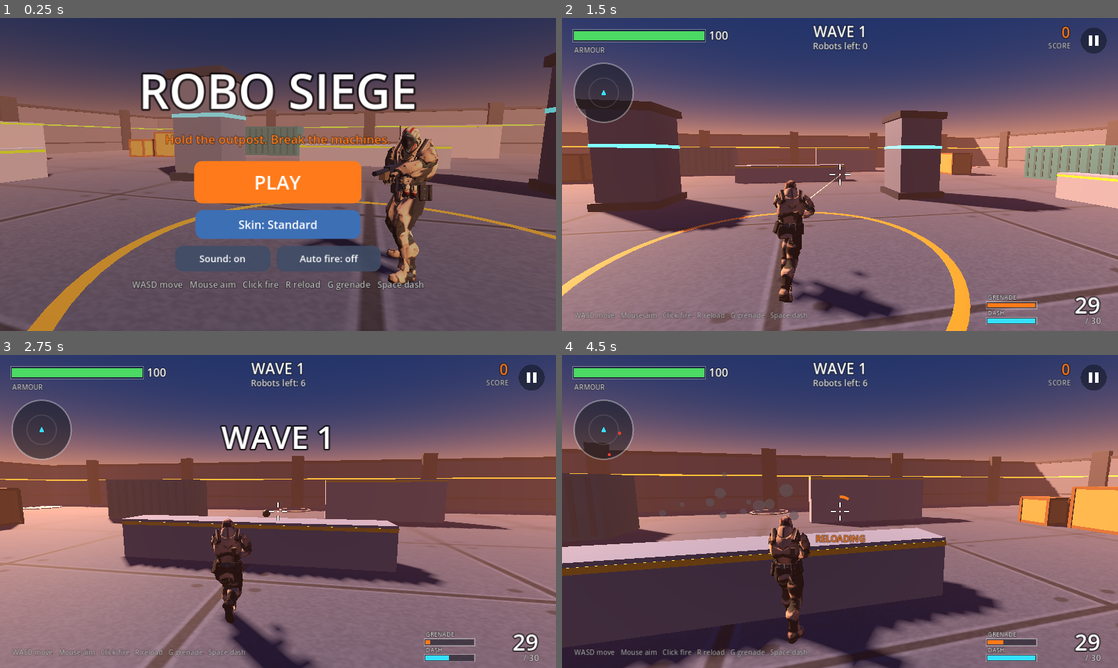
Above: before the commit, frames 1-4 (two rows, left to right).
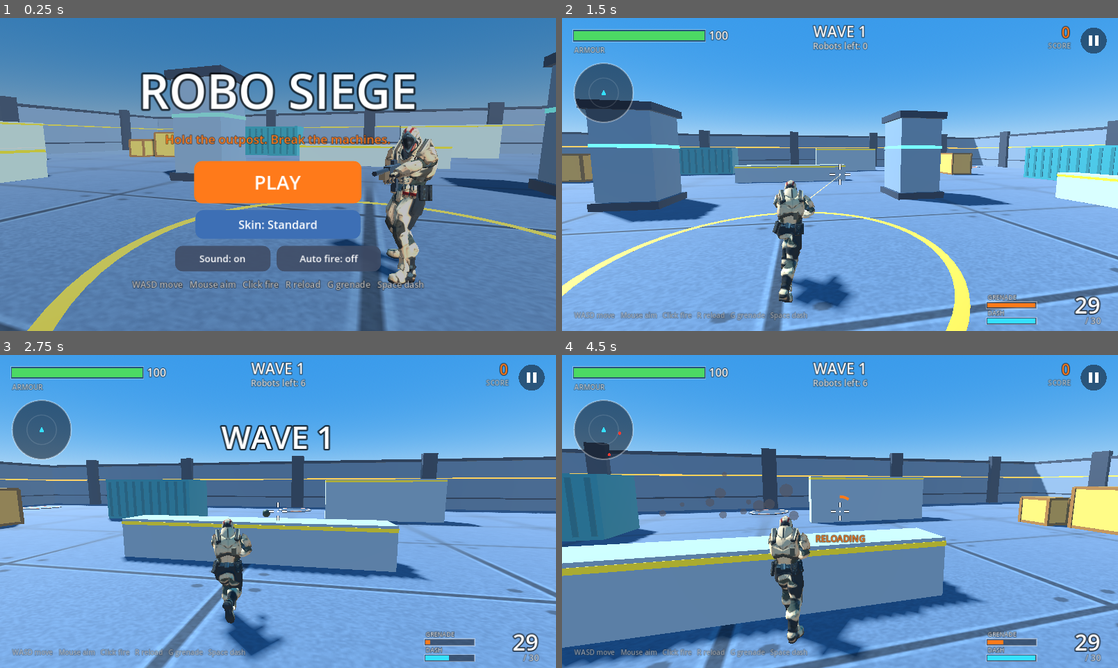
Above: after the commit, the same moments.

Repository: abrar1499/AI-GAMES
Game: Godot game, scene res://main.tscn
Two runs of this game, one before a commit and one after it. Both use one fixed random seed, a clock stepped at 60 frames per second and the inputs below.
Inputs (mouse positions are in pixels of both pictures, inside the frame that each line leads up to):
- Up to frame 1 (0.25 s): no input
- Up to frame 2 (1.5 s): click "PLAY" at 0.5 s; tap Enter at 1.25 s; move the mouse to (867, 174) at 1.27 s; hold W from 1.28 s (still down); tap R at 1.35 s; click (867, 174) at 1.42 s
- Up to frame 3 (2.75 s): keep holding W; tap Space at 1.52, 2.27 s; move the mouse to (250, 511) at 2.02 s; tap G at 2.1 s
- Up to frame 4 (4.5 s): keep holding W; move the mouse to (851, 505) at 2.77 s; tap Shift at 2.85 s; move the mouse to (834, 517) at 3.52 s; tap P at 3.6 s; click (834, 517) at 3.67 s; tap Space at 3.77 s; move the mouse to (878, 514) at 4.27 s; tap R at 4.35 s

The runs differ from the first frame. In frame 1, 87% of the frame differs, in the area x 0-100%, y 0-100%; in frame 2, 98%; in frame 3, 98%; in frame 4, 98%.

Commit message:
Brighten Robo Siege and rebuild the rifle sound
The dusk lighting came out too dark on a phone, and the gunshot was a
single burst of noise.

- arena.gd: clear daytime sky, a higher white sun, lighter fog, with
  surface colours and light levels chosen so nothing washes out
- sfx.gd: a rifle shot layered from a crack, a muzzle bark, a mid knock
  that small phone speakers can reproduce, a deep thump and an echo;
  three variants picked at random; sounds now made at 44.1 kHz
- Noise-based sounds are levelled to their intended loudness, which
  makes explosions properly loud
- screenshot.gd gets a "quick" option for a fast look

Co-Authored-By: Claude Fable 5.2 <noreply@anthropic.com>
Claude-Session: https://claude.ai/code/session_01U3zDcAnATwWitWEYXQZVfg

Diff:
--- a/robo-siege/arena.gd
+++ b/robo-siege/arena.gd
@@ -134,10 +134,10 @@
 
 func _build_sky() -> void:
 	var sky_mat := ProceduralSkyMaterial.new()
-	sky_mat.sky_top_color = Color("1d2b53")
-	sky_mat.sky_horizon_color = Color("f08a5d")
-	sky_mat.ground_bottom_color = Color("161a26")
-	sky_mat.ground_horizon_color = Color("b9603f")
+	sky_mat.sky_top_color = Color("2f78d6")
+	sky_mat.sky_horizon_color = Color("a8cdf2")
+	sky_mat.ground_bottom_color = Color("7f8a96")
+	sky_mat.ground_horizon_color = Color("a8cdf2")
 	sky_mat.sky_curve = 0.09
 	sky_mat.sun_angle_max = 12.0
 	var sky := Sky.new()
@@ -146,19 +146,19 @@
 	env.background_mode = Environment.BG_SKY
 	env.sky = sky
 	env.ambient_light_source = Environment.AMBIENT_SOURCE_SKY
-	env.ambient_light_energy = 0.9
+	env.ambient_light_energy = 0.55
 	env.tonemap_mode = Environment.TONE_MAPPER_FILMIC
 	env.fog_enabled = true
-	env.fog_light_color = Color("c9785a")
-	env.fog_density = 0.006
+	env.fog_light_color = Color("a8cdf2")
+	env.fog_density = 0.0012
 	var we := WorldEnvironment.new()
 	we.environment = env
 	add_child(we)
 
 	sun = DirectionalLight3D.new()
-	sun.rotation_degrees = Vector3(-38, -130, 0)
-	sun.light_color = Color("ffd2a6")
-	sun.light_energy = 1.25
+	sun.rotation_degrees = Vector3(-52, -130, 0)
+	sun.light_color = Color("fff4e0")
+	sun.light_energy = 1.0
 	sun.shadow_enabled = true
 	sun.directional_shadow_max_distance = 55.0
 	sun.directional_shadow_mode = DirectionalLight3D.SHADOW_ORTHOGONAL
@@ -171,7 +171,7 @@
 	var img := Image.create(size, size, true, Image.FORMAT_RGB8)
 	var rng := RandomNumberGenerator.new()
 	rng.seed = 11
-	var base := Color("4a5263")
+	var base := Color("4c5563")
 	for y in size:
 		for x in size:
 			var edge := mini(mini(x, y), mini(size - 1 - x, size - 1 - y))
@@ -211,7 +211,7 @@
 
 
 func _build_walls() -> void:
-	var wall := Rig.mat(Color("596477"), 0.0, 0.3, 0.7)
+	var wall := Rig.mat(Color("647080"), 0.0, 0.3, 0.7)
 	var strip := Rig.mat(Color("ff7a1a"), 1.3, 0.0, 0.5)
 	var cap := Rig.mat(Color("2c3340"), 0.0, 0.4, 0.6)
 	var span := HALF * 2 + 2
@@ -237,7 +237,7 @@
 	var centre := pos + Vector3(0, size.y * 0.5, 0)
 	match style:
 		0:  # pillar with a glowing band
-			var body := _solid(size, centre, Rig.mat(Color("6b7689"), 0.0, 0.4, 0.6))
+			var body := _solid(size, centre, Rig.mat(Color("73808f"), 0.0, 0.4, 0.6))
 			_trim(body, Vector3(size.x + 0.06, 0.14, size.z + 0.06), Vector3(0, 0.4, 0), Rig.mat(Color("35e0ff"), 1.6, 0.0, 0.4))
 			_trim(body, Vector3(size.x + 0.3, 0.3, size.z + 0.3), Vector3(0, -size.y * 0.5 + 0.15, 0), Rig.mat(Color("2c3340"), 0.0, 0.4, 0.6))
 			_trim(body, Vector3(size.x + 0.3, 0.3, size.z + 0.3), Vector3(0, size.y * 0.5 - 0.15, 0), Rig.mat(Color("2c3340"), 0.0, 0.4, 0.6))
--- a/robo-siege/player.gd
+++ b/robo-siege/player.gd
@@ -280,7 +280,7 @@
 	_kick = minf(_kick + 0.012, 0.06)
 	bloom = minf(1.0, bloom + 0.16)
 	fx.shake = maxf(fx.shake, 0.12)
-	sound.emit("shot", randf_range(0.92, 1.08), -3.0)
+	sound.emit("shot", randf_range(0.94, 1.06), -1.0)
 	if ammo <= 0:
 		reload()
 
--- a/robo-siege/sfx.gd
+++ b/robo-siege/sfx.gd
@@ -1,13 +1,14 @@
 extends Node
 ## Sound effects made in code, so the project needs no audio files.
 
-const RATE := 22050
+const RATE := 44100
 
 var enabled := true
 
 var _bank := {}
 var _players: Array[AudioStreamPlayer] = []
 var _next := 0
+var _shots: Array[AudioStreamWAV] = []
 
 
 func _ready() -> void:
@@ -16,8 +17,11 @@
 		var p := AudioStreamPlayer.new()
 		add_child(p)
 		_players.append(p)
+	# Three slightly different rifle shots, so a burst does not sound like
+	# one sample on repeat.
+	for i in 3:
+		_shots.append(_gunshot(i))
 	_bank = {
-		"shot": _noise(0.09, 38.0, 0.55, 0.8, 900.0),
 		"enemy_shot": _sweep(700.0, 220.0, 0.16, 12.0, 0.4),
 		"hit": _noise(0.05, 60.0, 0.9, 0.5),
 		"kill": _sweep(300.0, 60.0, 0.3, 9.0, 0.8),
@@ -38,11 +42,18 @@
 
 
 func play(sound_name: String, pitch := 1.0, volume_db := 0.0) -> void:
-	if not enabled or not _bank.has(sound_name):
+	if not enabled:
+		return
+	var stream: AudioStreamWAV
+	if sound_name == "shot":
+		stream = _shots[randi() % _shots.size()]
+	elif _bank.has(sound_name):
+		stream = _bank[sound_name]
+	else:
 		return
 	var p := _players[_next]
 	_next = (_next + 1) % _players.size()
-	p.stream = _bank[sound_name]
+	p.stream = stream
 	p.pitch_scale = pitch
 	p.volume_db = volume_db
 	p.play()
@@ -59,6 +70,49 @@
 	wav.stereo = false
 	wav.data = bytes
 	return wav
+
+
+## A rifle shot, built from the four things you hear in a real one:
+## a sharp crack, the bark of the muzzle, a thump in the chest, and the
+## echo that rolls away afterwards.
+func _gunshot(variant: int) -> AudioStreamWAV:
+	var rng := RandomNumberGenerator.new()
+	rng.seed = 100 + variant
+	var seconds := 0.36
+	var bark_cut := 0.34 + 0.05 * variant      # brightness of the muzzle bark
+	var thump_from := 190.0 - 14.0 * variant   # where the chest thump starts, in Hz
+	var out := PackedFloat32Array()
+	var bark := 0.0
+	var bark_low := 0.0
+	var echo := 0.0
+	var phase := 0.0
+	var knock_phase := 0.0
+	for i in int(seconds * RATE):
+		var t := float(i) / RATE
+		var white := rng.randf_range(-1.0, 1.0)
+		# Crack: raw noise for the first few thousandths of a second.
+		var crack := white * exp(-t * 700.0)
+		# Bark: noise with the very top and the bottom taken off.
+		bark = lerpf(bark, white, bark_cut)
+		bark_low = lerpf(bark_low, bark, 0.02)
+		var muzzle := (bark - bark_low) * exp(-t * 34.0) * 1.5
+		# Knock: a mid note that drops fast. Small phone speakers cannot play
+		# deep bass, so this is what gives the shot its punch there.
+		knock_phase += TAU * (230.0 + 900.0 * exp(-t * 70.0)) / RATE
+		var knock := sin(knock_phase) * exp(-t * 48.0) * 0.8
+		# Thump: a deep note for headphones and bigger speakers.
+		phase += TAU * (48.0 + thump_from * exp(-t * 42.0)) / RATE
+		var thump := sin(phase) * exp(-t * 20.0) * 0.6
+		# Echo: dull noise that fades slowly.
+		echo = lerpf(echo, white, 0.09)
+		var tail := echo * exp(-t * 8.0) * 1.7 * minf(1.0, t * 60.0)
+		# Push it all hard into a soft limit, like a loud sound into a microphone.
+		out.append(tanh((crack * 0.9 + muzzle + knock + thump + tail) * 1.7) * 0.92)
+	# Fade the last few milliseconds so the end does not click.
+	var fade := int(0.02 * RATE)
+	for i in fade:
+		out[out.size() - 1 - i] *= float(i) / fade
+	return _wav(out)
 
 
 ## A short run of notes, each [frequency, seconds]; frequency 0 is a pause.
@@ -99,10 +153,17 @@
 	var phase := 0.0
 	for i in int(seconds * RATE):
 		var t := float(i) / RATE
-		last = lerpf(last, rng.randf_range(-1.0, 1.0), tone)
+		# `tone` was tuned at 22050 samples a second; keep the same pitch at any rate.
+		last = lerpf(last, rng.randf_range(-1.0, 1.0), tone * 22050.0 / RATE)
 		var v := last * 0.9
 		if thump > 0.0:
 			phase += TAU * (thump * exp(-t * 40.0) + 60.0) / RATE
 			v = v * 0.6 + sin(phase) * 0.6
-		out.append(v * gain * exp(-decay * t))
+		out.append(v * exp(-decay * t))
+	# Filtering changes how loud the noise is; bring every sound to `gain`.
+	var peak := 0.001
+	for v in out:
+		peak = maxf(peak, absf(v))
+	for i in out.size():
+		out[i] *= gain * 0.9 / peak
 	return _wav(out)
--- a/robo-siege/tools/screenshot.gd
+++ b/robo-siege/tools/screenshot.gd
@@ -2,7 +2,7 @@
 ## Saves pictures of the game playing itself. Needs a display (on a server:
 ## xvfb-run) and works best with --fixed-fps 30.
 ##
-##   godot --path . --fixed-fps 30 -s tools/screenshot.gd -- <output folder> [touch] [clip]
+##   godot --path . --fixed-fps 30 -s tools/screenshot.gd -- <output folder> [touch] [clip|skins|quick]
 ##
 ## "touch" shows the on-screen buttons; "clip" also saves every other frame
 ## of the first fight into <output folder>/clip for making a GIF.
@@ -39,6 +39,14 @@
 		main.hud.touch = true
 	await _frames(20)
 	await _snap("menu")
+	if args.has("quick"):
+		# Just one picture of the game in play, for a fast look.
+		main.start_game()
+		main.player.autopilot = true
+		await _frames(130)
+		await _snap("quick")
+		quit()
+		return
 	if args.has("skins"):
 		# One picture of the menu for each outfit, then one of each in play.
 		for i in main.Rig.LOOKS.size():
Binary file changed: robo-siege/media/gameplay.gif
Binary file changed: robo-siege/media/screenshots.png
